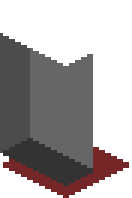
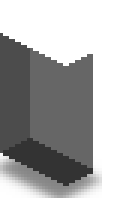
Before/after of a 132px x 198px layered artwork. What changed in the layer stack:
added layer "Shadow copy" (60%) above "Bottom" over [0, 147, 102, 198]
hid "Bottom" over [3, 147, 129, 198]
